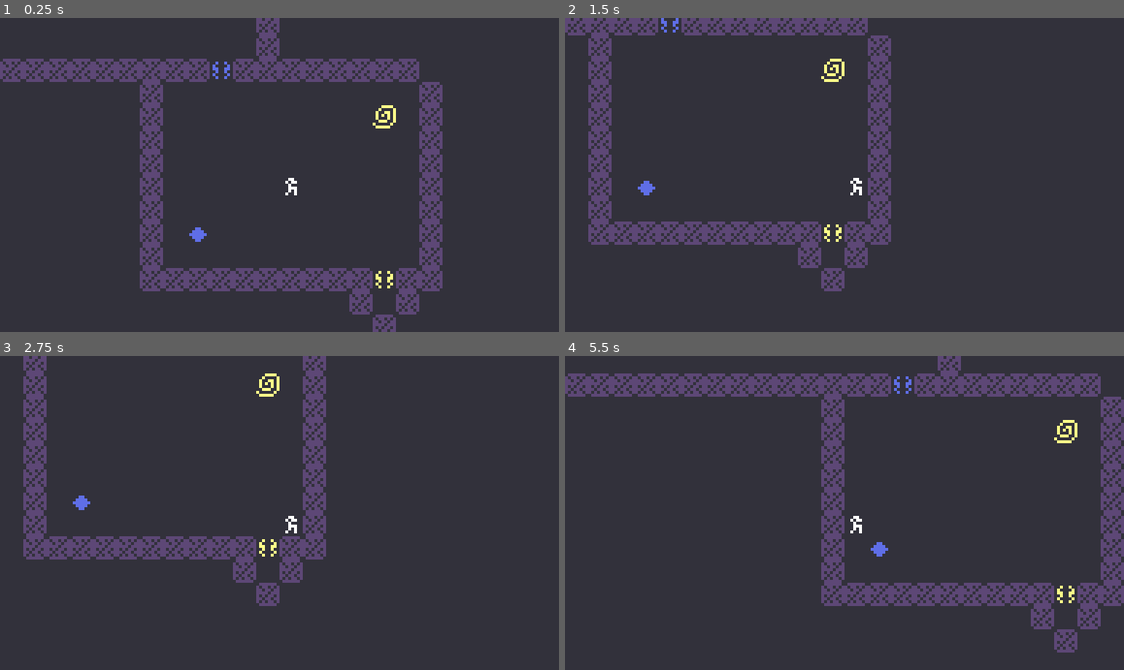
Above: before the commit, frames 1-4 (two rows, left to right).
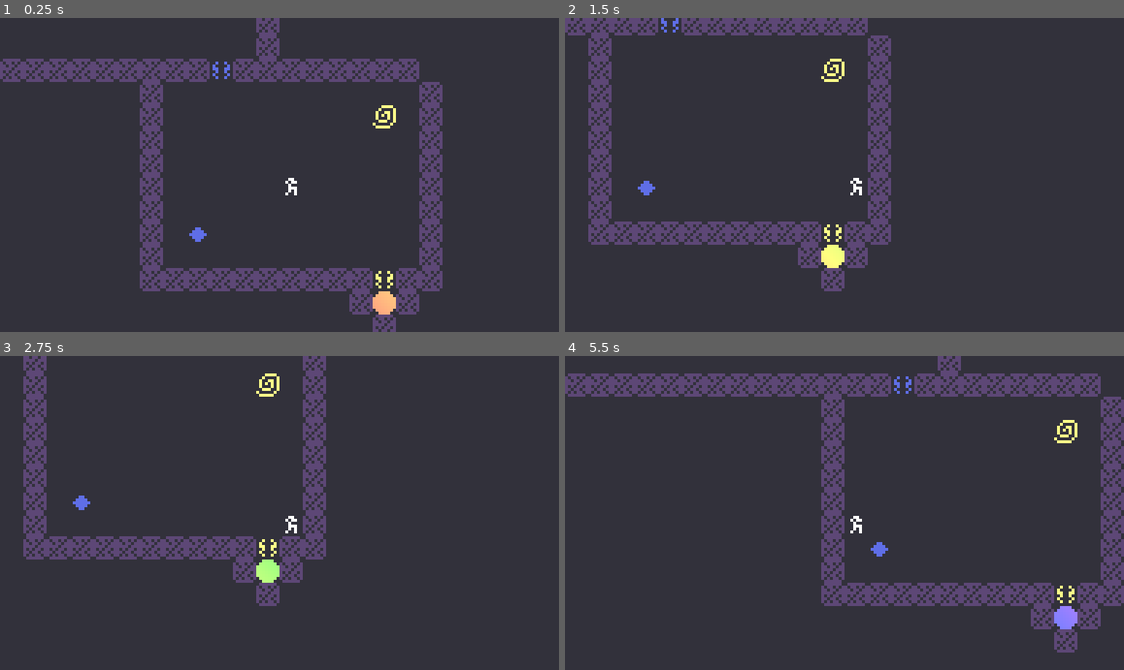
Above: after the commit, the same moments.

Repository: bitbrain/mutagen
Game: Godot game, scene res://scenes/stages/stage_1.tscn
Two runs of this game, one before a commit and one after it. Both use one fixed random seed, a clock stepped at 60 frames per second and the inputs below.
Inputs:
- Up to frame 1 (0.25 s): no input
- Up to frame 2 (1.5 s): hold D (walk_right) 0.53-1.28 s; hold S (walk_down) from 1.28 s (still down)
- Up to frame 3 (2.75 s): release S (walk_down) at 2.03 s; hold D (walk_right) from 2.03 s (still down)
- Up to frame 4 (5.5 s): release D (walk_right) at 2.78 s; hold W (walk_up) 2.78-3.53 s; hold A (walk_left) 3.53-5.03 s; tap Enter at 5 s; hold S (walk_down) from 5.03 s (still down)

The runs differ from the first frame. In frame 1, 0.3% of the frame differs, in the area x 66-71%, y 87-95%; in frame 2, 0.3%; in frame 3, 0.3%; in frame 4, 0.3%.

Commit message:
feat(core): implement goal

Diff:
--- /dev/null
+++ b/assets/rainbow.gdshader
@@ -0,0 +1,30 @@
+// HSV to RBG from https://www.rapidtables.com/convert/color/hsv-to-rgb.html
+// Rotation matrix from https://en.wikipedia.org/wiki/Rotation_matrix
+
+shader_type canvas_item;
+
+uniform float strength: hint_range(0., 1.) = 0.5;
+uniform float speed: hint_range(0., 10.) = 0.5;
+uniform float angle: hint_range(0., 360.) = 0.;
+
+void fragment() {
+	float hue = UV.x * cos(radians(angle)) - UV.y * sin(radians(angle));
+	hue = fract(hue + fract(TIME  * speed));
+	float x = 1. - abs(mod(hue / (1./ 6.), 2.) - 1.);
+	vec3 rainbow;
+	if(hue < 1./6.){
+		rainbow = vec3(1., x, 0.);
+	} else if (hue < 1./3.) {
+		rainbow = vec3(x, 1., 0);
+	} else if (hue < 0.5) {
+		rainbow = vec3(0, 1., x);
+	} else if (hue < 2./3.) {
+		rainbow = vec3(0., x, 1.);
+	} else if (hue < 5./6.) {
+		rainbow = vec3(x, 0., 1.);
+	} else {
+		rainbow = vec3(1., 0., x);
+	}
+	vec4 color = texture(TEXTURE, UV);
+	COLOR = mix(color, vec4(rainbow, color.a), strength);
+}
--- /dev/null
+++ b/goal/goal.gd
@@ -0,0 +1,16 @@
+@tool
+extends Node2D
+
+
+@export var next:PackedScene
+
+
+@onready var area_2d: Area2D = $Area2D
+
+
+func _ready() -> void:
+	area_2d.body_entered.connect(_player_entered)
+
+
+func _player_entered(player:Player) -> void:
+	get_tree().change_scene_to_packed(next)
--- /dev/null
+++ b/goal/goal.tscn
@@ -0,0 +1,32 @@
+[gd_scene format=3 uid="uid://dys3qxb737sue"]
+
+[ext_resource type="Texture2D" uid="uid://dm2is2hprrr2l" path="res://assets/spritesheet.png" id="1_6aq0c"]
+[ext_resource type="Script" uid="uid://631sgg74uq8h" path="res://goal/goal.gd" id="1_7c8bl"]
+[ext_resource type="Shader" uid="uid://bsernef5fwtwa" path="res://assets/rainbow.gdshader" id="2_h3eg0"]
+
+[sub_resource type="ShaderMaterial" id="ShaderMaterial_73eyi"]
+shader = ExtResource("2_h3eg0")
+shader_parameter/strength = 0.5
+shader_parameter/speed = 0.8790000417525
+shader_parameter/angle = 45.0000021375
+
+[sub_resource type="AtlasTexture" id="AtlasTexture_7c8bl"]
+atlas = ExtResource("1_6aq0c")
+region = Rect2(0, 40, 8, 8)
+
+[sub_resource type="RectangleShape2D" id="RectangleShape2D_h3eg0"]
+size = Vector2(8, 8)
+
+[node name="Goal" type="Node2D" unique_id=667824316]
+script = ExtResource("1_7c8bl")
+
+[node name="Sprite2D" type="Sprite2D" parent="." unique_id=940812285]
+material = SubResource("ShaderMaterial_73eyi")
+texture = SubResource("AtlasTexture_7c8bl")
+centered = false
+
+[node name="Area2D" type="Area2D" parent="." unique_id=189219202]
+
+[node name="CollisionShape2D" type="CollisionShape2D" parent="Area2D" unique_id=716464481]
+position = Vector2(4, 4)
+shape = SubResource("RectangleShape2D_h3eg0")
--- a/scenes/stages/stage_1.tscn
+++ b/scenes/stages/stage_1.tscn
@@ -4,6 +4,8 @@
 [ext_resource type="PackedScene" uid="uid://c0trgpacxeqvo" path="res://mutagen/mutagen.tscn" id="2_cuow7"]
 [ext_resource type="PackedScene" uid="uid://kr56odiaa8ik" path="res://door/door.tscn" id="3_8q8ih"]
 [ext_resource type="PackedScene" uid="uid://cl74ihm1ywf1c" path="res://portal/portal.tscn" id="4_k45mu"]
+[ext_resource type="PackedScene" uid="uid://dys3qxb737sue" path="res://goal/goal.tscn" id="5_ncvry"]
+[ext_resource type="PackedScene" uid="uid://dilv70plghu1o" path="res://scenes/stages/stage_2.tscn" id="6_l1pay"]
 
 [node name="Stage1" unique_id=15941419 instance=ExtResource("1_3847s")]
 
@@ -24,29 +26,37 @@
 position = Vector2(72, 24)
 mutation_color = "blue"
 
-[node name="DoorBlue" parent="." index="5" unique_id=698011258 instance=ExtResource("3_8q8ih")]
+[node name="MutagenBlue2" parent="." index="5" unique_id=1681443871 instance=ExtResource("2_cuow7")]
+position = Vector2(56, -96)
+mutation_color = "blue"
+
+[node name="DoorBlue" parent="." index="6" unique_id=698011258 instance=ExtResource("3_8q8ih")]
 position = Vector2(80, -32)
 mutation_color = "blue"
 
-[node name="DoorCyan" parent="." index="6" unique_id=1474049172 instance=ExtResource("3_8q8ih")]
+[node name="DoorCyan" parent="." index="7" unique_id=1474049172 instance=ExtResource("3_8q8ih")]
 position = Vector2(16, -80)
 mutation_color = "cyan"
 
-[node name="DoorYellow" parent="." index="7" unique_id=920625083 instance=ExtResource("3_8q8ih")]
+[node name="DoorYellow" parent="." index="8" unique_id=920625083 instance=ExtResource("3_8q8ih")]
 position = Vector2(-32, -128)
 mutation_color = "yellow"
 
-[node name="DoorYellow2" parent="." index="8" unique_id=1189637351 instance=ExtResource("3_8q8ih")]
+[node name="DoorYellow2" parent="." index="9" unique_id=1189637351 instance=ExtResource("3_8q8ih")]
 position = Vector2(136, 40)
 mutation_color = "yellow"
 
-[node name="DoorRed" parent="." index="9" unique_id=1661387488 instance=ExtResource("3_8q8ih")]
+[node name="DoorRed" parent="." index="10" unique_id=1661387488 instance=ExtResource("3_8q8ih")]
 position = Vector2(-16, -72)
 
-[node name="Portal" parent="." index="10" unique_id=1416579862 instance=ExtResource("4_k45mu")]
+[node name="Portal" parent="." index="11" unique_id=1416579862 instance=ExtResource("4_k45mu")]
 position = Vector2(0, -120)
 mutation_color = "yellow"
 
-[node name="Portal2" parent="." index="11" unique_id=357029359 instance=ExtResource("4_k45mu")]
+[node name="Portal2" parent="." index="12" unique_id=357029359 instance=ExtResource("4_k45mu")]
 position = Vector2(136, -16)
 mutation_color = "yellow"
+
+[node name="Goal" parent="." index="13" unique_id=667824316 instance=ExtResource("5_ncvry")]
+position = Vector2(136, 48)
+next = ExtResource("6_l1pay")
--- a/scenes/stages/stage_2.tscn
+++ b/scenes/stages/stage_2.tscn
@@ -3,6 +3,8 @@
 [ext_resource type="PackedScene" uid="uid://nqyeapgwcwj5" path="res://scenes/gameplay_scene.tscn" id="1_sv1x6"]
 [ext_resource type="PackedScene" uid="uid://c0trgpacxeqvo" path="res://mutagen/mutagen.tscn" id="2_x3wqt"]
 [ext_resource type="PackedScene" uid="uid://kr56odiaa8ik" path="res://door/door.tscn" id="3_llf8k"]
+[ext_resource type="PackedScene" uid="uid://dys3qxb737sue" path="res://goal/goal.tscn" id="4_llf8k"]
+[ext_resource type="PackedScene" uid="uid://bc4tlm501vui1" path="res://scenes/stages/stage_3.tscn" id="5_tiiek"]
 
 [node name="GameplayScene" unique_id=15941419 instance=ExtResource("1_sv1x6")]
 
@@ -39,3 +41,7 @@
 [node name="Door4" parent="." index="9" unique_id=495519620 instance=ExtResource("3_llf8k")]
 position = Vector2(-48, -32)
 mutation_color = "magenta"
+
+[node name="Goal" parent="." index="10" unique_id=667824316 instance=ExtResource("4_llf8k")]
+position = Vector2(-8, -8)
+next = ExtResource("5_tiiek")
--- /dev/null
+++ b/scenes/stages/stage_3.tscn
@@ -0,0 +1,5 @@
+[gd_scene format=3 uid="uid://bc4tlm501vui1"]
+
+[ext_resource type="PackedScene" uid="uid://nqyeapgwcwj5" path="res://scenes/gameplay_scene.tscn" id="1_djy2v"]
+
+[node name="GameplayScene" unique_id=15941419 instance=ExtResource("1_djy2v")]
Binary file changed: assets/logo.aseprite
Not shown, added: assets/rainbow.gdshader.uid
Binary file changed: assets/spritesheet.aseprite
Binary file changed: assets/spritesheet.png
Not shown, added: goal/goal.gd.uid
